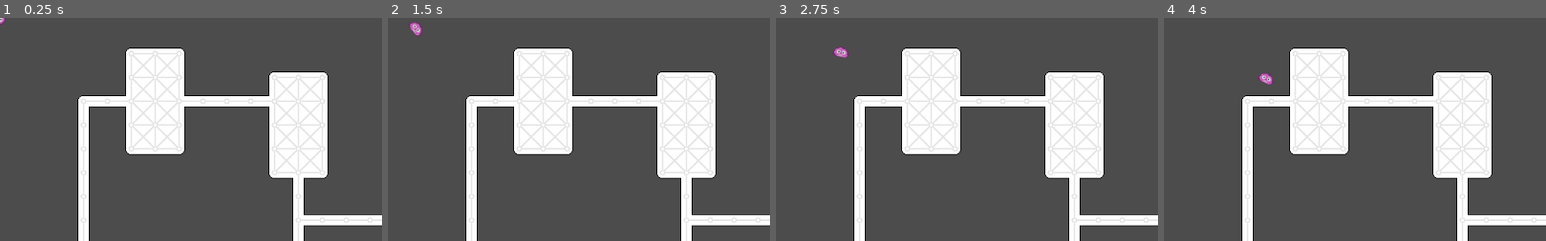
Above: before the commit, frames 1-4 (left to right).
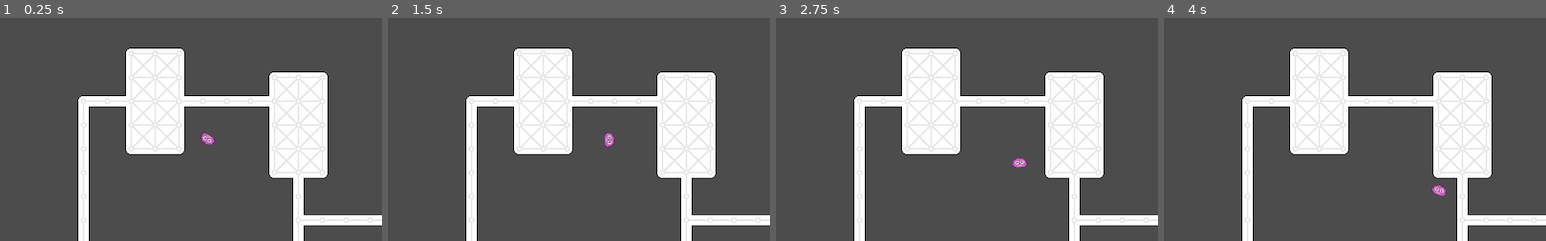
Above: after the commit, the same moments.

Repository: vinpogo/gd_Blob
Game: Godot game, scene res://World.tscn
Two runs of this game, one before a commit and one after it. Both use one fixed random seed, a clock stepped at 60 frames per second and the inputs below.
Inputs (mouse positions are % of the whole screen's width and height, from its top left):
- Up to frame 1 (0.25 s): no input
- Up to frame 2 (1.5 s): move the mouse to (72, 45) at 0.52 s; click (72, 45) at 0.67 s; move the mouse to (30, 55) at 1.27 s; click (30, 55) at 1.42 s
- Up to frame 3 (2.75 s): move the mouse to (60, 28) at 2.02 s; click (60, 28) at 2.17 s
- Up to frame 4 (4 s): tap Enter at 2.75 s; move the mouse to (45, 70) at 2.77 s; click (45, 70) at 2.92 s; tap Space at 3.5 s; move the mouse to (80, 65) at 3.52 s; click (80, 65) at 3.67 s
The pictures show only the part of the screen within x 0-50%, y 0-50%; the shares and areas given below are measured in that part.

The runs differ from the first frame. In frame 1, 0.2% of the frame differs, in the area x 0-57%, y 0-57%; in frame 2, 0.3%, in the area x 5-60%, y 1-59%; in frame 3, 0.3%; in frame 4, 0.3%.

Commit message:
Update World.tscn

Diff:
--- a/World.tscn
+++ b/World.tscn
@@ -13,3 +13,5 @@
 tile_data = PoolIntArray( 65541, 0, 4, 65542, 0, 5, 65543, 0, 3, 131077, 0, 196611, 131078, 0, 262149, 131079, 0, 26215 …(1165 unchanged characters)…
 
 [node name="Player" parent="." instance=ExtResource( 2 )]
+position = Vector2( 289, 169 )
+rotation = -0.176302
